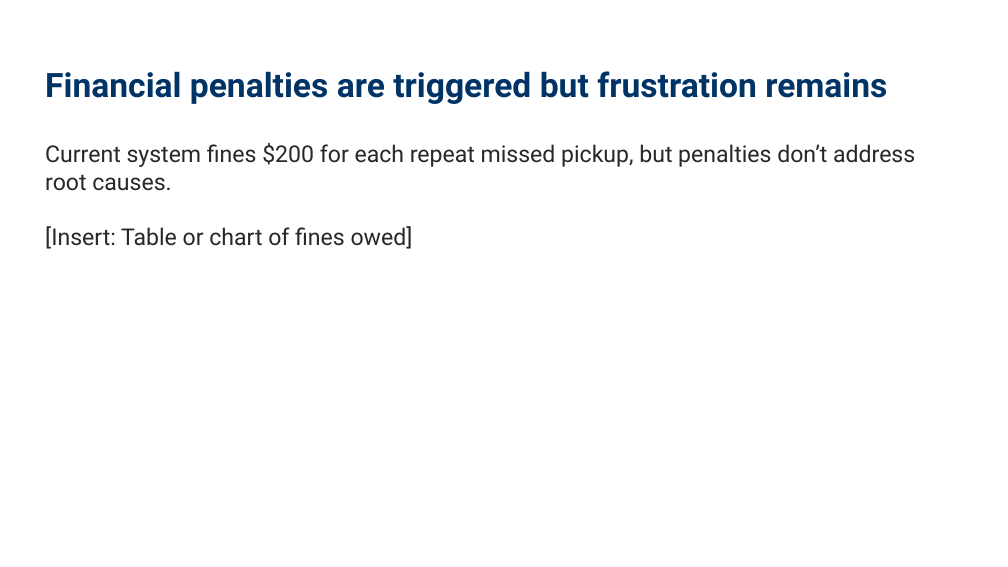
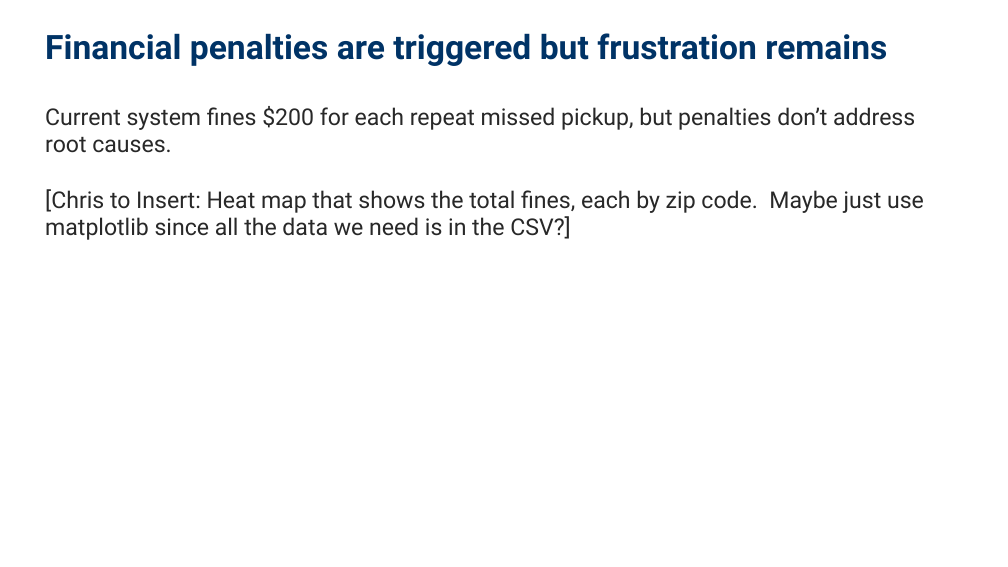
Before and after one commit to NewForce-Cohort-11-Data/trash-haulers-null-void-waste-solutions, a slide deck: slide 9 of Missed_Trash_Pickups_Presentation_16x9_Formatted.pptx (slide 7 before the commit). Drawn at 1008x567 pixels with LibreOffice and Linux fonts; fonts in the diff are those of the drawing. Boxes give left, top, right and bottom in pixels: in the first picture for what was removed or moved away, otherwise in the second. Text is boxed around its words. In the diff, an @@ line names an element or a change of style, - is before the commit and + after.

Commit message:
graphs and charts in xlsx files

```diff
--- a/Missed_Trash_Pickups_Presentation_16x9_Formatted.pptx
+++ b/Missed_Trash_Pickups_Presentation_16x9_Formatted.pptx
@@ text "Financial penalties are triggered but ...": place and size @@
-text "Financial penalties are triggered but ..." at (45,71,887,104)
+text "Financial penalties are triggered but ..." at (45,33,887,66)
@@ text at (45,106,924,240): text changed @@
-Current system fines $200 for each repeat missed pickup, but penalties don’t address root causes.
-[Insert: Table or chart of fines owed]
+Current system fines $200 for each repeat missed pickup, but penalties don’t address root causes.
+[Chris to Insert: Heat map that shows the total fines, each by zip code. Maybe just use matplotlib since all the data we need is in the CSV?]
```
Also in this commit, not shown: 6 other slides changed, 4 slides added, 3 slides removed, 9 other files.
